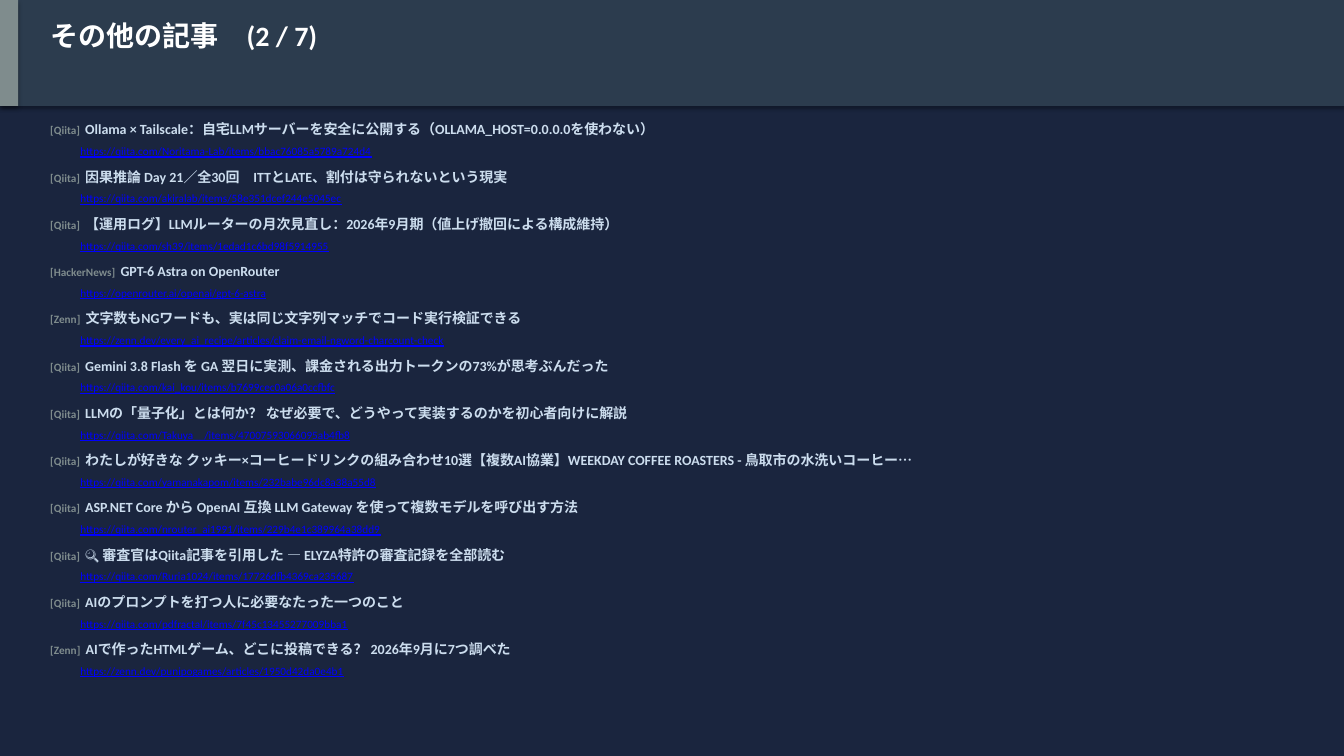
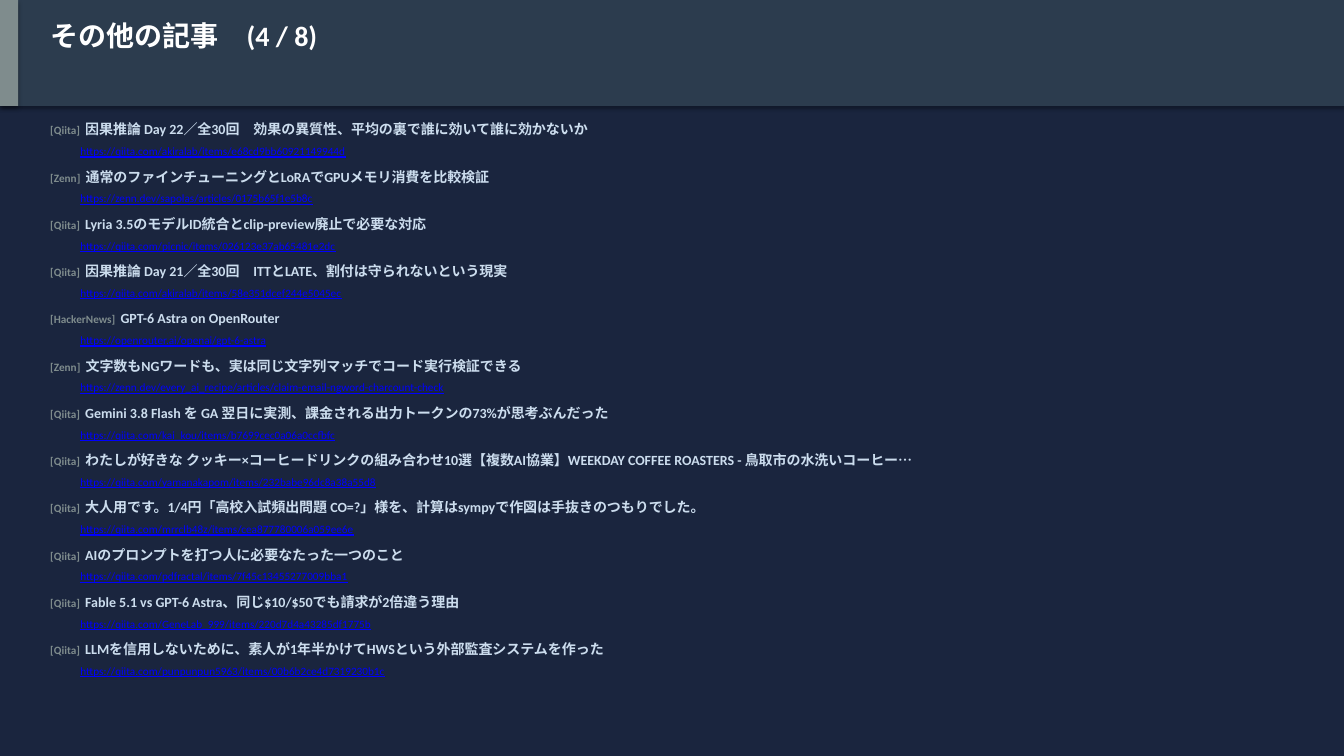
Before and after one commit to h-shoji-jws/ai-news-collector, a slide deck: slide 20 of data/2026-09-05.pptx (slide 19 before the commit). Drawn at 1344x756 pixels with LibreOffice and Linux fonts; fonts in the diff are those of the drawing. Boxes give left, top, right and bottom in pixels: in the first picture for what was removed or moved away, otherwise in the second. Text is boxed around its words. In the diff, an @@ line names an element or a change of style, - is before the commit and + after.

Commit message:
Add daily AI news collection: 2026-09-05

```diff
--- a/data/2026-09-05.pptx
+++ b/data/2026-09-05.pptx
@@ text at (50,22,317,50): text changed @@
-その他の記事 (2 / 7)
+その他の記事 (4 / 8)
@@ text at (50,121,587,139): text changed @@
-[Qiita] Ollama × Tailscale：自宅LLMサーバーを安全に公開する（OLLAMA_HOST=0.0.0.0を使わない）
+[Qiita] 因果推論 Day 22／全30回 効果の異質性、平均の裏で誰に効いて誰に効かないか
@@ text at (80,147,345,158): text changed @@
-https://qiita.com/Noritama-Lab/items/bbac76085a5789a724d4
+https://qiita.com/akiralab/items/e68cd9bb60921149944d
@@ text added at (50,170,490,184), 10 pt, text #CCDDEE, bold @@
+[Zenn] 通常のファインチューニングとLoRAでGPUメモリ消費を比較検証
@@ text added at (80,194,312,205), 8 pt, text #0000FF, underline @@
+https://zenn.dev/sapolas/articles/0175b65f1e5b8c
@@ text at (50,217,427,231): text changed @@
-[Qiita] 【運用ログ】LLMルーターの月次見直し：2026年9月期（値上げ撤回による構成維持）
+[Qiita] Lyria 3.5のモデルID統合とclip-preview廃止で必要な対応
@@ text "[Qiita] 因果推論 Day 21／全30回 ITTとLATE、割付は守られないという現実": place and size @@
-text "[Qiita] 因果推論 Day 21／全30回 ITTとLATE、割付は守られないという現実" at (50,168,507,186)
+text "[Qiita] 因果推論 Day 21／全30回 ITTとLATE、割付は守られないという現実" at (50,262,507,280)
@@ text at (80,242,335,252): text changed @@
-https://qiita.com/sh39/items/1edad1c6bd98f5914955
+https://qiita.com/picnic/items/026123e37ab65481e2dc
@@ text "https://qiita.com/akiralab/items/58e351dcef244e5045ec": place and size @@
-text "https://qiita.com/akiralab/items/58e351dcef244e5045ec" at (80,194,341,205)
+text "https://qiita.com/akiralab/items/58e351dcef244e5045ec" at (80,289,341,299)
@@ text "https://openrouter.ai/openai/gpt-6-astra": place and size @@
-text "https://openrouter.ai/openai/gpt-6-astra" at (80,289,266,299)
+text "https://openrouter.ai/openai/gpt-6-astra" at (80,336,266,347)
@@ text "[Zenn] 文字数もNGワードも、実は同じ文字列マッチでコード実行検証できる": place and size @@
-text "[Zenn] 文字数もNGワードも、実は同じ文字列マッチでコード実行検証できる" at (50,311,522,325)
+text "[Zenn] 文字数もNGワードも、実は同じ文字列マッチでコード実行検証できる" at (50,359,522,373)
@@ text removed at (80,383,334,394) @@
-https://qiita.com/kai_kou/items/b7699cec0a06a0ccfbfc
@@ 3 texts: place and size @@
-3 texts at (50,266,608,373)
+3 texts at (50,313,608,420)
@@ text removed at (50,406,627,420) @@
-[Qiita] LLMの「量子化」とは何か？ なぜ必要で、どうやって実装するのかを初心者向けに解説
@@ text at (80,431,334,441): text changed @@
-https://qiita.com/Takuya__/items/47007593066095ab4fb8
+https://qiita.com/kai_kou/items/b7699cec0a06a0ccfbfc
@@ text at (50,500,704,514): text changed @@
-[Qiita] ASP.NET Core から OpenAI 互換 LLM Gateway を使って複数モデルを呼び出す方法
+[Qiita] 大人用です。1/4円「高校入試頻出問題 CO=?」様を、計算はsympyで作図は手抜きのつもりでした。
@@ text at (80,525,353,536): text changed @@
-https://qiita.com/nrouter_ai1991/items/229b4e1c389964a38dd9
+https://qiita.com/mrrclb48z/items/cea877780006a059ee6e
@@ text "[Qiita] AIのプロンプトを打つ人に必要なたった一つのこと": place and size @@
-text "[Qiita] AIのプロンプトを打つ人に必要なたった一つのこと" at (50,595,404,609)
+text "[Qiita] AIのプロンプトを打つ人に必要なたった一つのこと" at (50,548,404,562)
@@ text removed at (50,548,505,562) @@
-[Qiita] 🔍 審査官はQiita記事を引用した — ELYZA特許の審査記録を全部読む
@@ text added at (50,595,459,609), 10 pt, text #CCDDEE, bold @@
+[Qiita] Fable 5.1 vs GPT-6 Astra、同じ$10/$50でも請求が2倍違う理由
@@ text at (80,572,347,583): text changed @@
-https://qiita.com/Ruria1024/items/17726dfb4369ca235687
+https://qiita.com/pdfractal/items/7f45c13455277009bba1
@@ text at (80,620,370,630): text changed @@
-https://qiita.com/pdfractal/items/7f45c13455277009bba1
+https://qiita.com/GeneLab_999/items/220d7d4a43285df1775b
@@ text at (50,642,604,656): text changed @@
-[Zenn] AIで作ったHTMLゲーム、どこに投稿できる？ 2026年9月に7つ調べた
+[Qiita] LLMを信用しないために、素人が1年半かけてHWSという外部監査システムを作った
@@ text at (80,667,384,677): text changed @@
-https://zenn.dev/punipogames/articles/1950d42da0e4b1
+https://qiita.com/punpunpun5963/items/00b6b2ce4d7319230b1c
```
Also in this commit, not shown: 22 other slides changed, 1 slide added, 1 slide removed, 1 other file.
